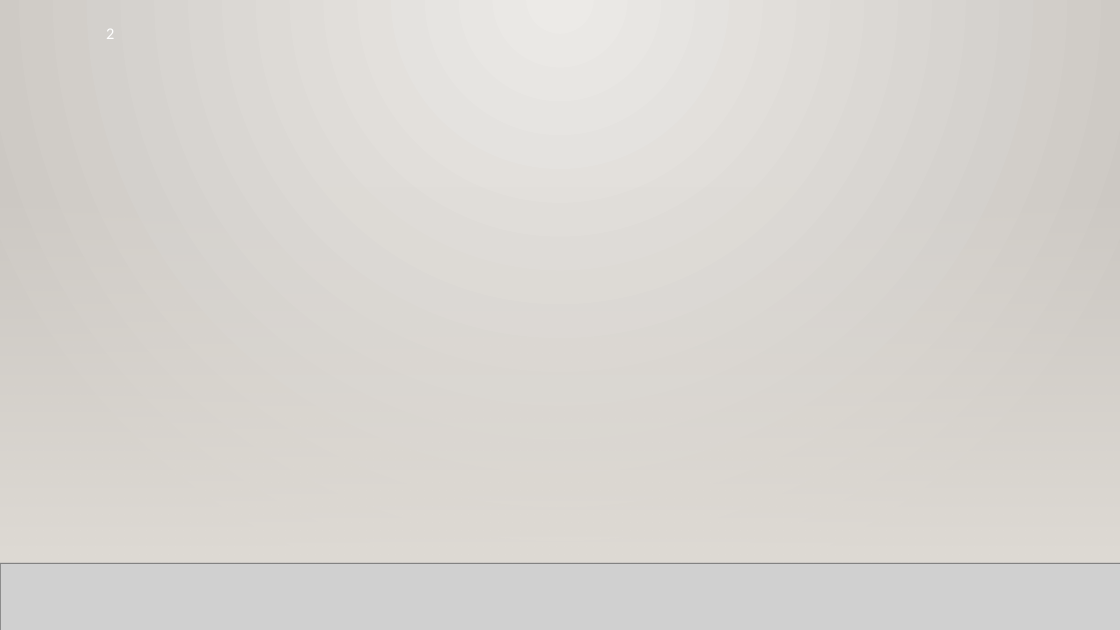
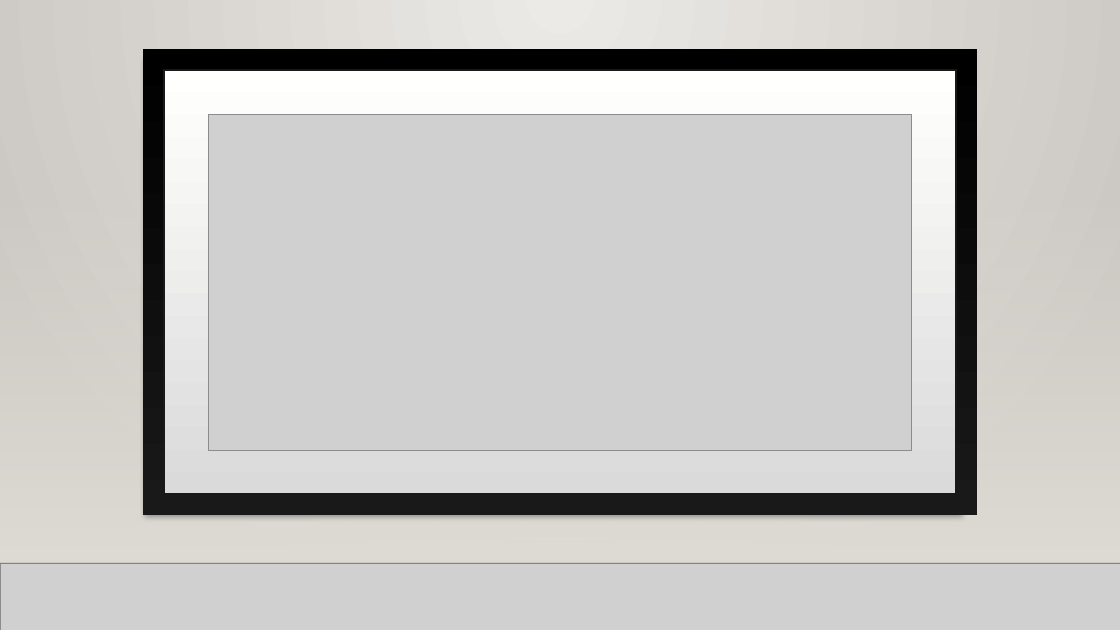
Before and after one commit to johnkommas/hands_on_python_katartisi.gr, a slide deck: slide 2 of docs/presentations/Hands on Python Day 02.pptx. Drawn at 1120x630 pixels with LibreOffice and Linux fonts; fonts in the diff are those of the drawing; grey boxes stand for pictures; background and template pictures are left out. Boxes give left, top, right and bottom in pixels: in the first picture for what was removed or moved away, otherwise in the second. Text is boxed around its words. In the diff, an @@ line names an element or a change of style, - is before the commit and + after.

```diff
--- a/docs/presentations/Hands on Python Day 02.pptx
+++ b/docs/presentations/Hands on Python Day 02.pptx
@@ page number removed at [106,29,114,39] @@
-2
@@ rectangle added at [143,49,977,516], fill gradient #000001 to #191919 @@
@@ rectangle added at [164,70,956,494], fill gradient #DADADA to #FFFFFE, outline #191919 4 pt @@
@@ picture added at [208,115,911,450] @@
```
Also in this commit, not shown: 14 other files.
